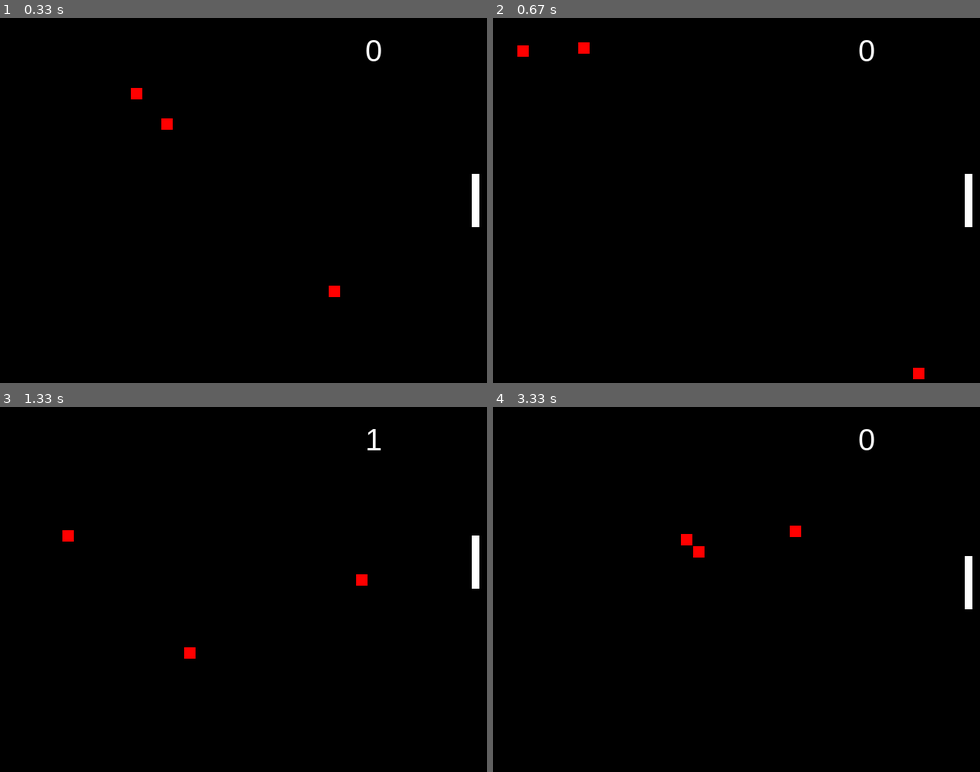
Above: before the commit, frames 1-4 (two rows, left to right).
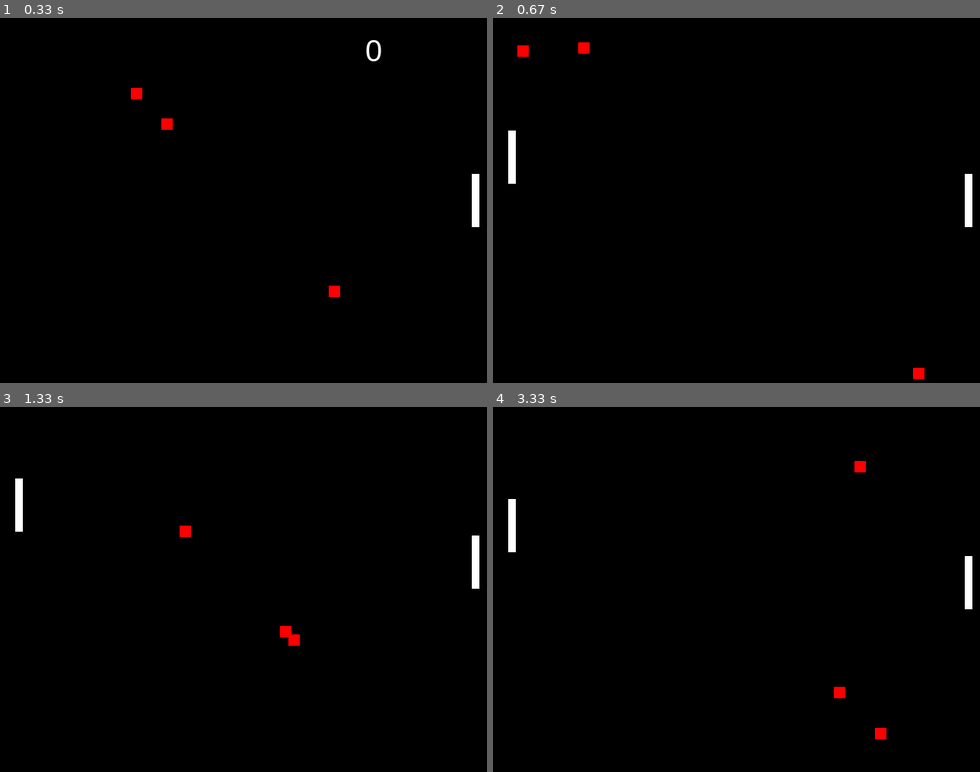
Above: after the commit, the same moments.

Repository: GamerYuriIsSoulless/pygame-pong-avoid
Game: pygame game, started from main.py
Two runs of this game, one before a commit and one after it. Both use one fixed random seed, a clock stepped at 60 frames per second and the inputs below.
Inputs:
- Up to frame 1 (0.33 s): no input
- Up to frame 2 (0.67 s): hold Tab from 0.33 s (still down); hold W from 0.33 s (still down)
- Up to frame 3 (1.33 s): release Tab at 0.8 s; release W at 0.8 s; tap Up at 0.83 s; hold W from 1.17 s (still down); hold Up from 1.17 s (still down)
- Up to frame 4 (3.33 s): release W at 1.63 s; release Up at 1.63 s; hold S 1.67-1.97 s; hold Down 1.67-1.97 s; hold W 2-2.37 s; hold Up 2-2.37 s; hold S 2.4-2.77 s; hold Down 2.4-2.77 s; hold W 2.8-3.1 s; hold Up 2.8-3.1 s; hold S from 3.13 s (still down); hold Down from 3.13 s (still down)

Frame 1 is identical in both runs. In frame 2, 0.3% of the frame differs, in the area x 3-79%, y 6-46%; in frame 3, 0.7%; in frame 4, 0.8%, in the area x 3-81%, y 6-92%.

Commit message:
2player update

Diff:
--- a/main.py
+++ b/main.py
@@ -5,9 +5,10 @@
 screenWidth = 640
 screenHeight = 480
 white = (255, 255, 255)
-red = (255, 0, 0)
+ballColor = (255, 0, 0)
 
 playerVel = 0
+playerTwoVel = 0
 playerScore = 0
 
 ballSpeedX = 5 * random.choice((1, -1))
@@ -26,8 +27,15 @@
     if player.bottom >= screenHeight:
         player.bottom = screenHeight
 
+    player2.y += playerTwoVel
+    if player2.top <= 0:
+        player2.top = 0
+    if player2.bottom >= screenHeight:
+        player2.bottom = screenHeight
+
 def ballAnimation():
-    global ballSpeedX, ballSpeedY, ballSpeedX2, ballSpeedY2, ballSpeedX3, ballSpeedY3, playerScore
+    global ballSpeedX, ballSpeedY, ballSpeedX2, ballSpeedY2, ballSpeedX3, ballSpeedY3, playerScore, ballColor
+    ballColor = (255, 0, 0)
     ball.x += ballSpeedX
     ball.y += ballSpeedY
 
@@ -67,6 +75,19 @@
     if ball3.colliderect(player):
         gameRestart()
 
+    if ball.colliderect(player):
+            gameRestart()
+    if ball2.colliderect(player):
+            gameRestart()
+    if ball3.colliderect(player):
+            gameRestart()
+    if ball.colliderect(player2):
+            gameRestart()
+    if ball2.colliderect(player2):
+            gameRestart()
+    if ball3.colliderect(player2):
+            gameRestart()
+
 def gameRestart():
     global ballSpeedX, ballSpeedY, ballSpeedX2, ballSpeedY2, ballSpeedX3, ballSpeedY3, playerScore
     ball.center = (screenWidth / 2, screenHeight / 2)
@@ -90,11 +111,13 @@
 
 # Rects
 player = pygame.Rect(screenWidth - 20, screenHeight / 2 - 35, 10, 70)
+player2 = pygame.Rect(screenWidth - 620, screenHeight / 2 - 35, 10, 70)
 ball = pygame.Rect(screenWidth / 2 - 7.5, screenHeight / 2 - 7.5, 15, 15)
 ball2 = pygame.Rect(screenWidth / 2 - 7.5, screenHeight / 2 - 7.5, 15, 15)
 ball3 = pygame.Rect(screenWidth / 2 - 7.5, screenHeight / 2 - 7.5, 15, 15)
 
 # Main Loop
+secondPlayer = False
 run = True
 mainFont = pygame.font.SysFont("Arial", 40)
 while run:
@@ -112,11 +135,21 @@
                 playerVel += 3.5
             if event.key == pygame.K_UP:
                 playerVel -= 3.5
+            if event.key == pygame.K_TAB:
+                secondPlayer = True
+            if event.key == pygame.K_s and secondPlayer == True:
+                playerTwoVel += 3.5
+            if event.key == pygame.K_w and secondPlayer == True:
+                playerTwoVel -= 3.5
         if event.type == pygame.KEYUP:
             if event.key == pygame.K_DOWN:
                 playerVel -= 3.5
             if event.key == pygame.K_UP:
                 playerVel += 3.5
+            if event.key == pygame.K_s and secondPlayer == True:
+                playerTwoVel -= 3.5
+            if event.key == pygame.K_w and secondPlayer == True:
+                playerTwoVel += 3.5
 
 
     # Visuals
@@ -124,10 +157,16 @@
 
     window.fill((0,0,0))
     pygame.draw.rect(window, white, player)
-    pygame.draw.rect(window, red, ball)
-    pygame.draw.rect(window, red, ball2)
-    pygame.draw.rect(window, red, ball3)
-    window.blit(playerScoreLabel, (480, 20))
+    pygame.draw.rect(window, ballColor, ball)
+    pygame.draw.rect(window, ballColor, ball2)
+    pygame.draw.rect(window, ballColor, ball3)
+
+    if secondPlayer == False:
+        window.blit(playerScoreLabel, (480, 20))
+
+    if secondPlayer == True:
+        pygame.draw.rect(window, white, player2)
+
     pygame.display.update()
 
     # Display Handling
